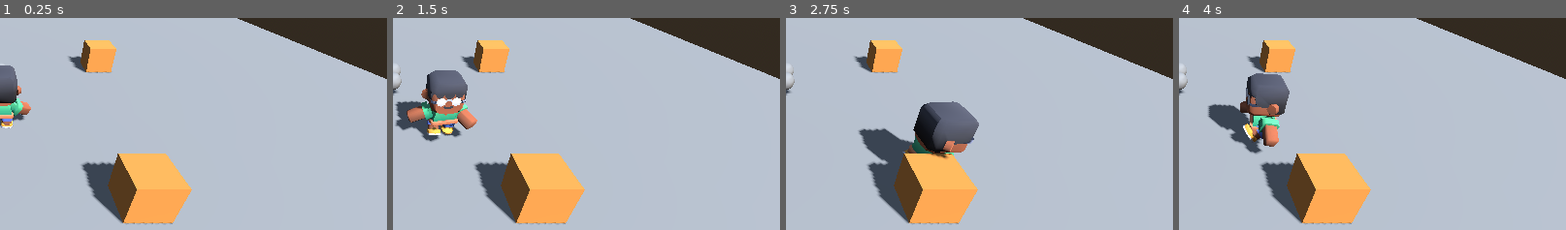
Above: before the commit, frames 1-4 (left to right).
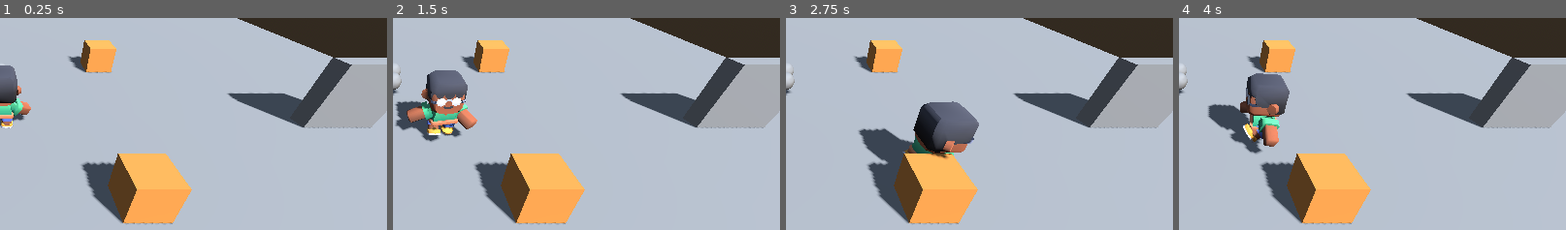
Above: after the commit, the same moments.

Repository: Carola-caicedo/Survivor-Maze-Puzzle
Game: Godot game, scene res://main.tscn
Same seed, same stepped clock (60 frames per second), same inputs: the game is played once before the commit and once after it.
Inputs:
- Up to frame 1 (0.25 s): no input
- Up to frame 2 (1.5 s): tap Enter (ui_accept) at 0.5, 0.77 s; hold D (move_right) 0.53-1.28 s; tap Space (espada) at 0.6 s; hold S (move_down) from 1.28 s (still down); tap E (interactuar) at 1.35 s
- Up to frame 3 (2.75 s): tap Enter (ui_accept) at 1.52 s; release S (move_down) at 2.03 s; hold D (move_right) from 2.03 s (still down); tap F at 2.1 s
- Up to frame 4 (4 s): release D (move_right) at 2.78 s; hold W (move_up) 2.78-3.53 s; tap Space (espada) at 2.85 s; tap Enter (ui_accept) at 3.02, 3.77 s; hold A (move_left) from 3.53 s (still down); tap E (interactuar) at 3.6 s
The pictures show only the part of the screen within x 50-100%, y 25-75%; the shares and areas given below are measured in that part.

The runs differ from the first frame. In frame 1, 7.9% of the frame differs, in the area x 58-100%, y 18-53%; in frame 2, 7.9%; in frame 3, 7.9%; in frame 4, 7.9%.

Commit message:
T10 N3 - Tarea B - salida al final

Diff:
--- a/main.tscn
+++ b/main.tscn
@@ -9,6 +9,7 @@
 [ext_resource type="Script" uid="uid://dasg24n6trd5e" path="res://salud.gd" id="7_5vw27"]
 [ext_resource type="PackedScene" uid="uid://ccd46sqcppw1j" path="res://golpeador.tscn" id="7_272bh"]
 [ext_resource type="PackedScene" uid="uid://d2085s0j4q45i" path="res://objetivo.tscn" id="9_kek77"]
+[ext_resource type="PackedScene" uid="uid://c2aletggvk2nn" path="res://salida.tscn" id="10_4c57u"]
 
 [sub_resource type="ProceduralSkyMaterial" id="CieloMat"]
 
@@ -130,3 +131,6 @@
 
 [node name="Objetivo3" parent="." unique_id=1158250416 instance=ExtResource("9_kek77")]
 transform = Transform3D(1, 0, 0, 0, 1, 0, 0, 0, 1, 0, 0, -2.4)
+
+[node name="Salida" parent="." unique_id=503925074 instance=ExtResource("10_4c57u")]
+transform = Transform3D(1, 0, 0, 0, 1, 0, 0, 0, 1, 10, 1, 0)
--- /dev/null
+++ b/salida.gd
@@ -0,0 +1,19 @@
+extends Area3D
+
+
+func _ready():
+	body_entered.connect(_al_entrar)
+
+
+func _al_entrar(cuerpo):
+	if not cuerpo.is_in_group("jugador"):
+		return
+
+	var faltan = get_tree().get_nodes_in_group("objetivos").size()
+	if faltan > 0:
+		print("salida cerrada: faltan ", faltan)
+		return
+	print("salida abierta cuadro ", Engine.get_physics_frames())
+	var partida = get_tree().get_first_node_in_group("partida")
+	if partida != null:
+		partida.ganar()
--- /dev/null
+++ b/salida.tscn
@@ -0,0 +1,18 @@
+[gd_scene format=3 uid="uid://c2aletggvk2nn"]
+
+[ext_resource type="Script" uid="uid://8juv40unm6ql" path="res://salida.gd" id="1_0xb47"]
+
+[sub_resource type="BoxShape3D" id="BoxShape3D_6pmnr"]
+size = Vector3(2, 2, 0.5)
+
+[sub_resource type="BoxMesh" id="BoxMesh_efxa6"]
+size = Vector3(2, 2, 0.5)
+
+[node name="Salida" type="Area3D" unique_id=503925074]
+script = ExtResource("1_0xb47")
+
+[node name="CollisionShape3D" type="CollisionShape3D" parent="." unique_id=738816202]
+shape = SubResource("BoxShape3D_6pmnr")
+
+[node name="MeshInstance3D" type="MeshInstance3D" parent="." unique_id=575580695]
+mesh = SubResource("BoxMesh_efxa6")
Not shown, added: salida.gd.uid
